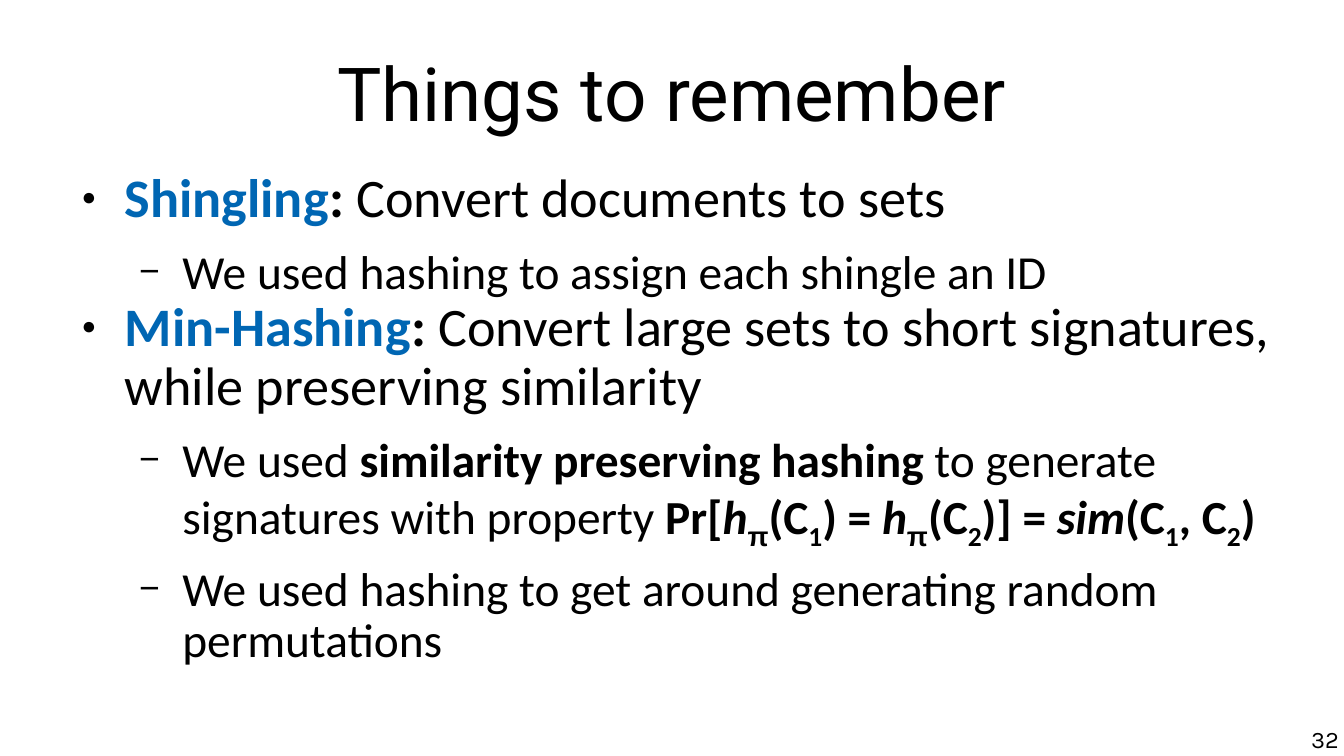
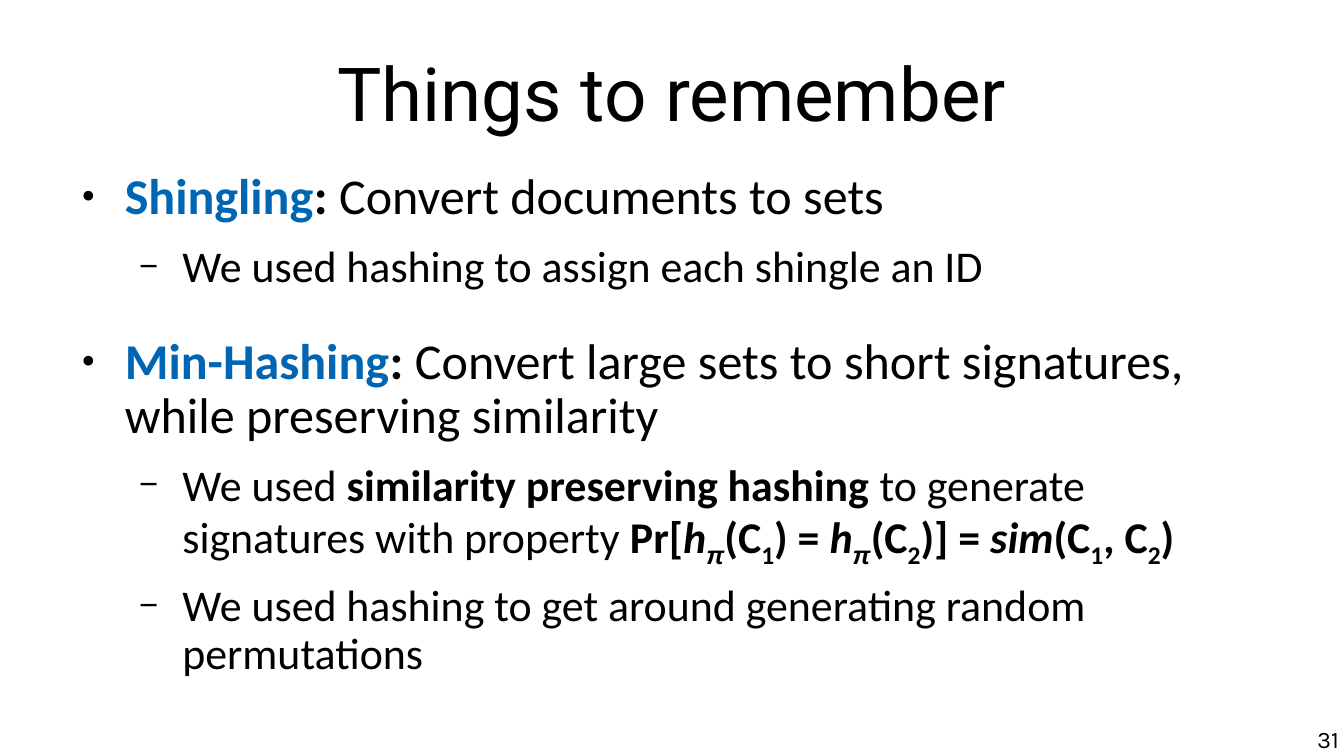
Before and after one commit to marco-calautti/data-mining-course, a slide deck: slide 31 of theory/odp/tt08_near_duplicates.odp (slide 32 before the commit). Drawn at 1344x756 pixels with LibreOffice and Linux fonts; fonts in the diff are those of the drawing. Boxes give left, top, right and bottom in pixels: in the first picture for what was removed or moved away, otherwise in the second. Text is boxed around its words. In the diff, an @@ line names an element or a change of style, - is before the commit and + after.

```diff
--- a/theory/odp/tt08_near_duplicates.odp
+++ b/theory/odp/tt08_near_duplicates.odp
@@ text "Shingling: Convert documents to sets" at <box>125,179,1183,676</box>: size 32 to 29.6 pt in "Shingling: Convert documents to sets", "Min-Hashing: Convert large sets to short signatures, ..."; size 28 to 25.9 pt in "We used hashing to assign each shingle ...", "We used similarity preserving hashing to generate ...", "We used hashing to get around generating ..."; italic on in "Pr[hπ(C1) hπ(C2)]"; more space between paragraphs @@
@@ page number at <box>1317,733,1339,749</box>: text changed @@
-32
+31
```
Also in this commit, not shown: 9 other slides changed, 1 slide added, 2 slides removed, 6 other files.
